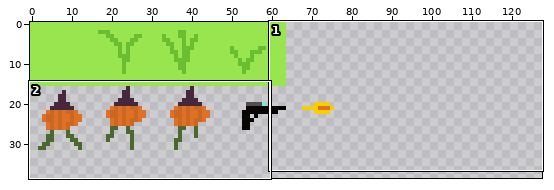
Two states of a sprite sheet, public/media/tiles.png. The picture above shows the old version from afar; the outline marks the close-up.
Close-up. Before the edit:
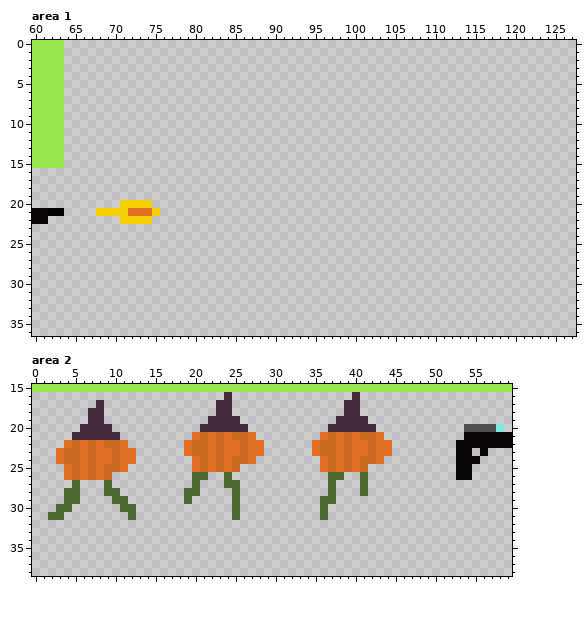
The file is 128x128 pixels. Shown: area 1: x 60..127, y 0..36; area 2: x 0..59, y 15..38. The wide view leaves out empty margins.
Once edited:
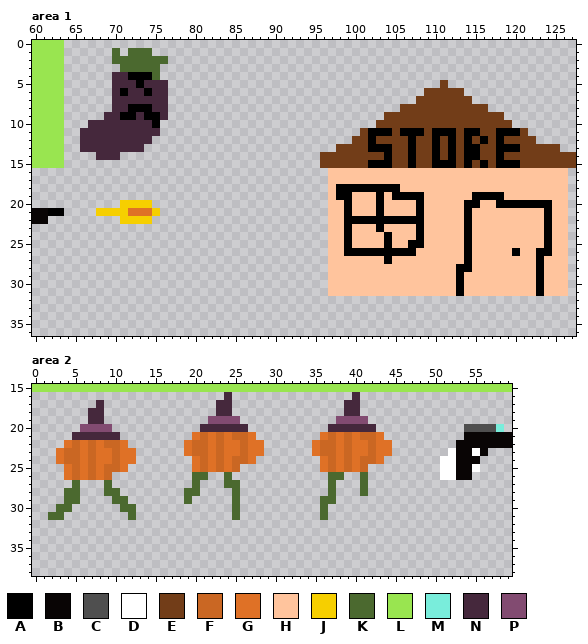
Palette (. is transparent): A #000000  B #090505  C #4f4f4f  D #ffffff  E #723d18  F #ca6723  G #df7126  H #ffc49d  J #f6cf00  K #4b692f  L #99e550  M #79eddb  N #45283c  P #824b71
The exact change:
Area 1:
y 1: x 70 . -> K; x 72..74 ... -> KKK
y 2: x 70..76 ....... -> KKKKKKK
y 3: x 71..75 ..... -> KKKKK
y 4: x 70..75 ...... -> NNAAAK
y 5: x 70..76 ....... -> NNNANNN; x 111 . -> E
y 6: x 70..76 ....... -> NANNANN; x 109..113 ..... -> EEEEE
y 7: x 70..76 ....... -> NNNNNNN; x 108..114 ....... -> EEEEEEE
y 8: x 70..76 ....... -> NNAAANN; x 106..116 ........... -> EEEEEEEEEEE
y 9: x 69..76 ........ -> NNAANAAN; x 104..118 ............... -> EEEEEEEEEEEEEEE
y 10: x 67..75 ......... -> NNNNNNNNA; x 103..119 ................. -> EEEEEEEEEEEEEEEEE
y 11: x 66..75 .......... -> NNNNNNNNNN; x 101..121 ..................... -> EAAAEAAAEAAAEAAEEAAAE
y 12: x 66..74 ......... -> NNNNNNNNN; x 100..122 ....................... -> EEAEEEEAEEAEAEAEAEAEEEE
y 13: x 66..73 ........ -> NNNNNNNN; x 98..125 ............................ -> EEEEAAAEEAEEAEAEAAEEAAAEEEEE
y 14: x 68..70 ... -> NNN; x 96..127 ................................ -> EEEEEEEEAEEAEEAEAEAAEEAEEEEEEEEE
y 15: x 96..127 ................................ -> EEEEEEAAAEEAEEAAAEAEAEAAAEEEEEEE
y 16..17: x 97..126 .............................. -> HHHHHHHHHHHHHHHHHHHHHHHHHHHHHH
y 18: x 97..126 .............................. -> HAAAAAAAAHHHHHHHHHHHHHHHHHHHHH
y 19: x 97..126 .............................. -> HAAHHHAHAAAAHHHHHHAAAAHHHHHHHH
y 20: x 97..126 .............................. -> HHAHHHAHHHHAHHHHHAAHHAAAAAAAHH
y 21: x 97..126 .............................. -> HHAHHHAHHHHAHHHHHAHHHHHHHHHAHH
y 22: x 97..126 .............................. -> HHAAAAAAAAAAHHHHHAHHHHHHHHHAHH
y 23: x 97..126 .............................. -> HHAHHHAHHHHAHHHHHAHHHHHHHHHAHH
y 24: x 97..126 .............................. -> HHAHHHHAHHHAHHHHHAHHHHHHHHHAHH
y 25: x 97..126 .............................. -> HHAHHHHAHHAAHHHHHAHHHHHHHHHAHH
y 26: x 97..126 .............................. -> HHAAAAAAAAAHHHHHHAHHHHHAHHAAHH
y 27: x 97..126 .............................. -> HHHHHHHAHHHHHHHHHAHHHHHHHHAHHH
y 28: x 97..126 .............................. -> HHHHHHHHHHHHHHHHAAHHHHHHHHAHHH
y 29..31: x 97..126 .............................. -> HHHHHHHHHHHHHHHHAHHHHHHHHHAHHH
Area 2:
y 19: x 22..25 NNNN -> PPPP; x 38..41 NNNN -> PPPP
y 20: x 6..9 NNNN -> PPPP
y 23: x 52 . -> D; x 55 . -> D
y 24: x 51..52 .. -> DD
y 25: x 51..52 .. -> DD; x 55 . -> D
y 26: x 51..52 .. -> DD
